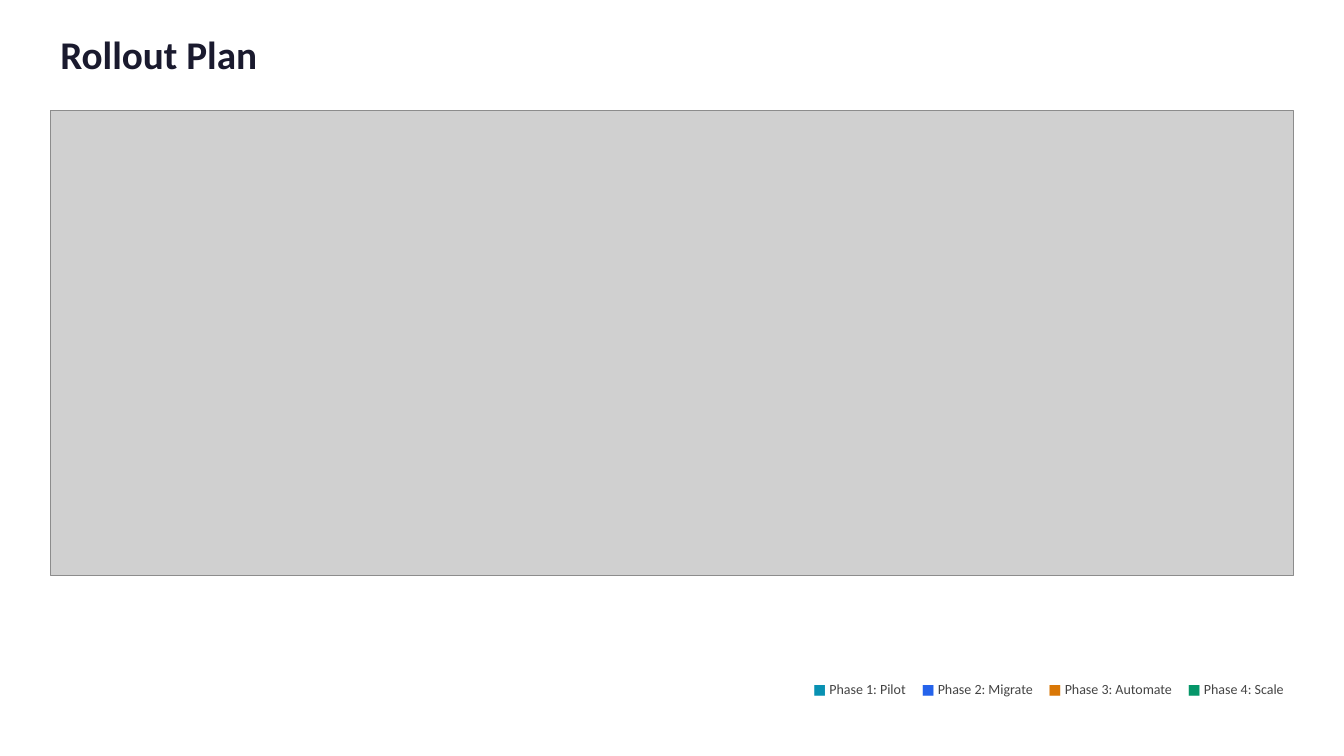
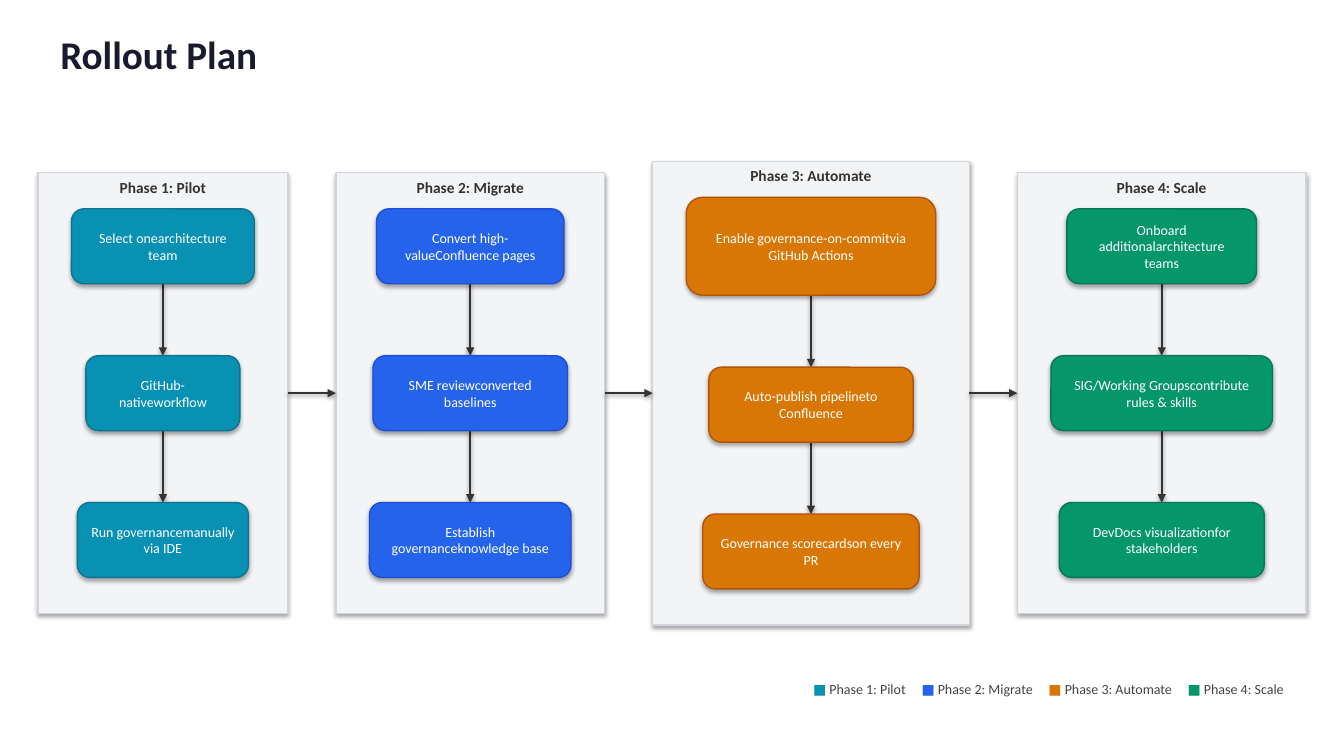
Before and after one commit to byrash/architecture-governance, a slide deck: slide 11 of output/architecture-governance-lifecycle.pptx. Drawn at 1344x756 pixels with LibreOffice and Linux fonts; fonts in the diff are those of the drawing; grey boxes stand for pictures. Boxes give left, top, right and bottom in pixels: in the first picture for what was removed or moved away, otherwise in the second. Text is boxed around its words. In the diff, an @@ line names an element or a change of style, - is before the commit and + after.

```diff
--- a/output/architecture-governance-lifecycle.pptx
+++ b/output/architecture-governance-lifecycle.pptx
@@ picture removed at (50,111,1294,576) @@
@@ rectangle added at (38,172,288,613), fill #F3F4F6, outline #D1D5DB 1 pt, 11 pt, text #333333, bold @@
+Phase 1: Pilot
@@ rectangle added at (336,172,605,613), fill #F3F4F6, outline #D1D5DB 1 pt, 11 pt, text #333333, bold @@
+Phase 2: Migrate
@@ rectangle added at (652,161,969,625), fill #F3F4F6, outline #D1D5DB 1 pt, 11 pt, text #333333, bold @@
+Phase 3: Automate
@@ rectangle added at (1017,172,1306,613), fill #F3F4F6, outline #D1D5DB 1 pt, 11 pt, text #333333, bold @@
+Phase 4: Scale
@@ rounded rectangle added at (72,209,254,283), fill #0891B2, outline #0E7490 1 pt, 10 pt, text #FFFFFF @@
+Select onearchitecture team
@@ rounded rectangle added at (377,209,565,283), fill #2563EB, outline #1D4ED8 1 pt, 10 pt, text #FFFFFF @@
+Convert high-valueConfluence pages
@@ rounded rectangle added at (687,198,937,295), fill #D97706, outline #B45309 1 pt, 10 pt, text #FFFFFF @@
+Enable governance-on-commitvia GitHub Actions
@@ rounded rectangle added at (1067,209,1256,283), fill #059669, outline #047857 1 pt, 10 pt, text #FFFFFF @@
+Onboard additionalarchitecture teams
@@ arrow added from (163, 283) to (163, 356), #333333 1.5 pt @@
@@ arrow added from (471, 283) to (471, 356), #333333 1.5 pt @@
@@ arrow added from (812, 295) to (812, 367), #333333 1.5 pt @@
@@ arrow added from (1162, 283) to (1162, 356), #333333 1.5 pt @@
@@ rounded rectangle added at (86,356,240,431), fill #0891B2, outline #0E7490 1 pt, 10 pt, text #FFFFFF @@
+GitHub-nativeworkflow
@@ rounded rectangle added at (373,356,568,431), fill #2563EB, outline #1D4ED8 1 pt, 10 pt, text #FFFFFF @@
+SME reviewconverted baselines
@@ rounded rectangle added at (1052,356,1273,431), fill #059669, outline #047857 1 pt, 10 pt, text #FFFFFF @@
+SIG/Working Groupscontribute rules & skills
@@ rounded rectangle added at (709,367,913,442), fill #D97706, outline #B45309 1 pt, 10 pt, text #FFFFFF @@
+Auto-publish pipelineto Confluence
@@ arrow added from (288, 393) to (336, 393), #333333 1.5 pt @@
@@ arrow added from (605, 393) to (652, 393), #333333 1.5 pt @@
@@ arrow added from (970, 393) to (1017, 393), #333333 1.5 pt @@
@@ arrow added from (163, 431) to (163, 503), #333333 1.5 pt @@
@@ arrow added from (471, 431) to (471, 503), #333333 1.5 pt @@
@@ arrow added from (812, 443) to (812, 514), #333333 1.5 pt @@
@@ arrow added from (1162, 431) to (1162, 503), #333333 1.5 pt @@
@@ rounded rectangle added at (78,503,249,578), fill #0891B2, outline #0E7490 1 pt, 10 pt, text #FFFFFF @@
+Run governancemanually via IDE
@@ rounded rectangle added at (370,503,572,578), fill #2563EB, outline #1D4ED8 1 pt, 10 pt, text #FFFFFF @@
+Establish governanceknowledge base
@@ rounded rectangle added at (1060,503,1264,578), fill #059669, outline #047857 1 pt, 10 pt, text #FFFFFF @@
+DevDocs visualizationfor stakeholders
@@ rounded rectangle added at (703,514,920,589), fill #D97706, outline #B45309 1 pt, 10 pt, text #FFFFFF @@
+Governance scorecardson every PR
```
Also in this commit, not shown: 9 other slides changed, 22 other files.
